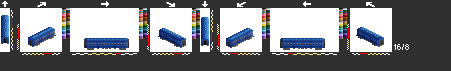
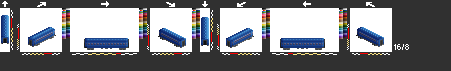
Layer changes from the first (451, 71) image to the second:
hid "bn", painted on it over left=1, top=18, right=378, bottom=49
showed "b", painted on it over left=1, top=18, right=378, bottom=49
